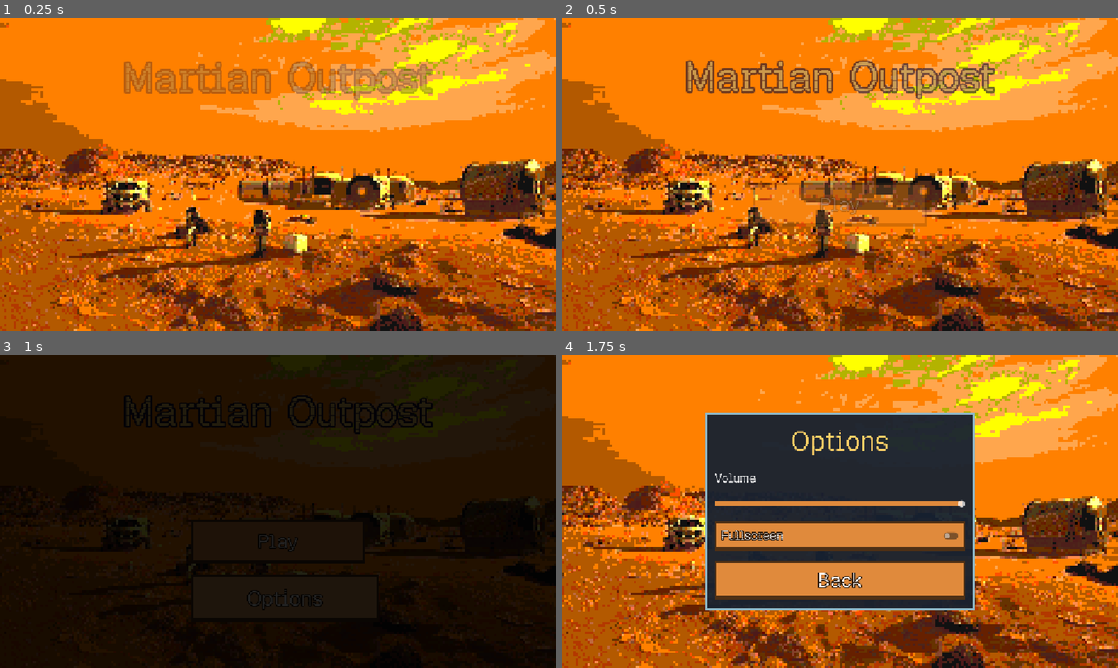
Above: before the commit, frames 1-4 (two rows, left to right).
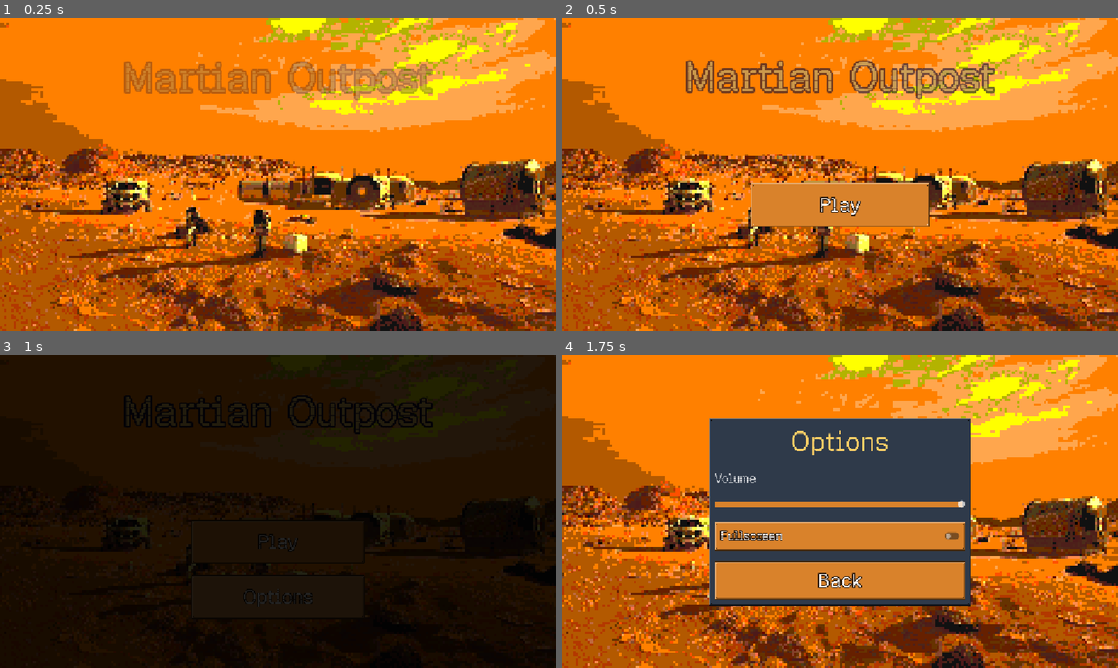
Above: after the commit, the same moments.

Repository: Elmx5/Martian-Outpost
Game: Godot game, scene res://scenes/mainScene/main_scene.tscn
Same seed, same stepped clock (60 frames per second), same inputs: the game is played once before the commit and once after it. Sound files missing from this copy of the repository are replaced by a short silence.
Inputs (mouse positions are in pixels of both pictures, inside the frame that each line leads up to):
- Up to frame 1 (0.25 s): no input
- Up to frame 2 (0.5 s): no input
- Up to frame 3 (1 s): click (278, 596) at 0.5 s, where only the run after the commit has a clickable "Options"
- Up to frame 4 (1.75 s): move the mouse to (962, 495) at 1.27 s

Frame 1 is identical in both runs. In frame 2, 4.4% of the frame differs, in the area x 34-67%, y 52-67%; in frame 3, 0.2%; in frame 4, 18%, in the area x 25-75%, y 18-82%.

Commit message:
commit ajustes cositas

Diff:
--- a/scenes/mainGame/game.gd
+++ b/scenes/mainGame/game.gd
@@ -85,9 +85,11 @@
 var mods_box: VBoxContainer
 var banner: Label
 var sfx: AudioStreamPlayer
+var talk: AudioStreamPlayer
 
 func _ready() -> void:
 	theme = UIStyle.make_theme()
+	Transition.stop_music()
 	Resources.reset()
 	_init_stats()
 	_build_ui()
@@ -101,7 +103,7 @@
 	stats = [
 		{"res": Resources.SpaceResource.ENERGY, "emoji": "⚡", "tag": "PWR", "name": "Energy", "color": Color("fbbf24"), "tip": "Power for the base. At 0 the lights go out!"},
 		{"res": Resources.SpaceResource.FOOD, "emoji": "🥬", "tag": "FOOD", "name": "Food", "color": Color("4ade80"), "tip": "Plants and meals. At 0 the crew is hungry!"},
-		{"res": Resources.SpaceResource.WATER, "emoji": "💧", "tag": "H2O", "name": "Water", "color": Color("38bdf8"), "tip": "To drink and grow plants. At 0 nobody can drink!"},
+		{"res": Resources.SpaceResource.WATER, "emoji": "💧", "tag": "H2O", "name": "Water", "color": Color("38bdf8"), "tip": "To drink, to grow plants, to produce oxigen and to maintain the sistems cool. At 0 nobody can drink!"},
 		{"res": Resources.SpaceResource.RADIATION, "emoji": "☢️", "tag": "RAD", "name": "Radiation", "color": Color("f87171"), "tip": "Keep it LOW! From 60 the crew gets sick, at 100 you lose!"},
 	]
 
@@ -139,6 +141,8 @@
 func _build_ui() -> void:
 	sfx = AudioStreamPlayer.new()
 	add_child(sfx)
+	talk = AudioStreamPlayer.new()
+	add_child(talk)
 	# Oficina (con la puerta) y luz de la puerta
 	_place(_tex("res://assets/sprites/menus/office.png"), 0.0, 0.0, 1.0, 0.72)
 	glow = _rect(Color(1.0, 0.92, 0.65), 0.266, 0.04, 0.438, 0.50)
@@ -210,9 +214,9 @@
 # La "pantalla" del escritorio: un monitor CRT con la explicacion del evento
 func _build_monitor() -> void:
 	desk_text = PanelContainer.new()
-	desk_text.add_theme_stylebox_override("panel", UIStyle.plate(UIStyle.SCREEN_BG, Color("07090c"), 6, 12, 6))
+	desk_text.add_theme_stylebox_override("panel", UIStyle.plate(UIStyle.SCREEN_BG, Color("07090c"), 6, 8, 6))
 	add_child(desk_text)
-	_place(desk_text, 0.232, 0.595, 0.768, 0.915)
+	_place(desk_text, 0.235, 0.615, 0.765, 0.905)
 	desk_text.modulate.a = 0.0
 	var dv := VBoxContainer.new()
 	dv.add_theme_constant_override("separation", 4)
@@ -240,7 +244,7 @@
 	text_label.bbcode_enabled = true
 	text_label.fit_content = true
 	text_label.scroll_active = false
-	text_label.add_theme_font_size_override("normal_font_size", 24)
+	text_label.add_theme_font_size_override("normal_font_size", 22)
 	text_label.add_theme_color_override("default_color", UIStyle.SCREEN_FG)
 	dv.add_child(text_label)
 	# Dato real de la NASA (con fuente en el tooltip)
@@ -263,7 +267,7 @@
 	btn_box = VBoxContainer.new()
 	btn_box.add_theme_constant_override("separation", 14)
 	add_child(btn_box)
-	_place(btn_box, 0.014, 0.605, 0.214, 0.935)
+	_place(btn_box, 0.027, 0.595, 0.212, 0.925)
 	btn1 = _make_btn(1)
 	btn2 = _make_btn(2)
 	UIStyle.color_button(btn2, UIStyle.TEAL)
@@ -292,11 +296,11 @@
 # Barras verticales en el escritorio (derecha)
 func _build_bars() -> void:
 	bars_panel = PanelContainer.new()
-	bars_panel.add_theme_stylebox_override("panel", UIStyle.plate(Color("0d1116"), Color("060809"), 4, 8))
+	bars_panel.add_theme_stylebox_override("panel", UIStyle.metal(UIStyle.STEEL, false, 32, 8))
 	add_child(bars_panel)
-	_place(bars_panel, 0.783, 0.585, 0.992, 0.945)
+	_place(bars_panel, 0.79, 0.595, 0.975, 0.925)
 	var hb := HBoxContainer.new()
-	hb.add_theme_constant_override("separation", 4)
+	hb.add_theme_constant_override("separation", 2)
 	bars_panel.add_child(hb)
 	for info in stats:
 		hb.add_child(_make_col(info))
@@ -318,7 +322,7 @@
 	val.text = str(Resources.getResource(res))
 	var bar = Control.new()
 	bar.set_script(SegmentBarScript)
-	bar.custom_minimum_size = Vector2(30, 90)
+	bar.custom_minimum_size = Vector2(24, 80)
 	bar.size_flags_horizontal = Control.SIZE_SHRINK_CENTER
 	bar.size_flags_vertical = Control.SIZE_EXPAND_FILL
 	bar.mouse_filter = Control.MOUSE_FILTER_IGNORE
@@ -328,10 +332,12 @@
 		bar.warn_from = float(SICK_LEVEL)
 	val.add_theme_font_size_override("font_size", 22)
 	val.add_theme_color_override("font_color", UIStyle.SCREEN_FG)
+	val.add_theme_stylebox_override("normal", UIStyle.plate(UIStyle.SCREEN_BG, Color("1c2a22"), 2, 2))
 	var tag := Label.new()
 	tag.text = info["tag"]
 	tag.add_theme_font_size_override("font_size", 16)
 	tag.add_theme_color_override("font_color", UIStyle.AMBER)
+	tag.add_theme_stylebox_override("normal", UIStyle.plate(UIStyle.SCREEN_BG, Color("1c2a22"), 2, 2))
 	tag.horizontal_alignment = HORIZONTAL_ALIGNMENT_CENTER
 	col.add_child(delta)
 	col.add_child(tag)
@@ -537,9 +543,19 @@
 	btn2.text = ev.label2
 	await _arrive(ev.character, ev.emojis, false)
 	var ph: Texture2D = ev.photo if ev.photo != null else EventsData.nasa_photo(ev.id)
-	var hdr := "RADIO FROM EARTH" if ev.type == Event.Type.COMMS else "CREW REQUEST"
+	var hdr := _speaker(ev)
 	await _say(ev.emojis, ev.desc, ph, EventsData.fact_for(ev.id), hdr, EventsData.photo_credit(ev.id))
 	busy = false
+
+# Nombre y oficio del personaje, que se muestra encima del texto del monitor
+func _speaker(ev: Event) -> String:
+	if ev.character == EventsData.Farmer:
+		return "JOHN RAKE · FARMER"
+	if ev.character == EventsData.Scientist:
+		return "SANDRA HAWKINS · SCIENTIST"
+	if ev.character == EventsData.Astronaut:
+		return "ANTHONY CLARK · ASTRONAUT"
+	return "RADIO FROM EARTH"
 
 # El visitante llama a la puerta, esta se ilumina y entra caminando
 func _arrive(scene: PackedScene, fallback: String, alert_flash: bool) -> void:
@@ -616,10 +632,14 @@
 		spr.play("talk")
 	else:
 		spr = null
-	_sfx(SFX_TALK)
+	# El sonido de voz empieza en un punto distinto cada vez y se corta cuando termina de escribirse el texto
+	var dur := clampf(text.length() * 0.035, 0.6, 1.8)
+	talk.stream = SFX_TALK
+	talk.play(randf_range(0.0, maxf(0.0, SFX_TALK.get_length() - dur)))
 	var tt := create_tween()
-	tt.tween_property(text_label, "visible_ratio", 1.0, clampf(text.length() * 0.035, 0.6, 1.8))
+	tt.tween_property(text_label, "visible_ratio", 1.0, dur)
 	await tt.finished
+	talk.stop()
 	if spr:
 		spr.play("idle")
 
@@ -759,6 +779,7 @@
 
 # El visitante vuelve a la puerta y se va
 func _dismiss() -> void:
+	talk.stop()
 	if bob_tw:
 		bob_tw.kill()
 	var t := create_tween().set_parallel(true)
--- a/scenes/mainGame/main_game.tscn
+++ b/scenes/mainGame/main_game.tscn
@@ -1,9 +1,9 @@
 [gd_scene format=3 uid="uid://06qh3se07ftb"]
 
-[ext_resource type="Script" path="res://scenes/mainGame/game.gd" id="1_game"]
+[ext_resource type="Script" uid="uid://dkl8y22apiprw" path="res://scenes/mainGame/game.gd" id="1_game"]
 [ext_resource type="AudioStream" uid="uid://mn2pxb7rx0gu" path="res://assets/audio/music/Musica_Principal_Ambiental(The Heron - Adam Ollend).mp3" id="3_iufcq"]
 
-[node name="JuegoPrincipal" type="Control"]
+[node name="JuegoPrincipal" type="Control" unique_id=377879100]
 layout_mode = 3
 anchors_preset = 15
 anchor_right = 1.0
@@ -12,6 +12,6 @@
 grow_vertical = 2
 script = ExtResource("1_game")
 
-[node name="AudioStreamPlayer" type="AudioStreamPlayer" parent="."]
+[node name="AudioStreamPlayer" type="AudioStreamPlayer" parent="." unique_id=477787288]
 stream = ExtResource("3_iufcq")
 autoplay = true
--- a/scenes/mainMenu/main_menu.tscn
+++ b/scenes/mainMenu/main_menu.tscn
@@ -5,11 +5,10 @@
 [ext_resource type="PackedScene" uid="uid://06qh3se07ftb" path="res://scenes/mainGame/main_game.tscn" id="3_vif7f"]
 [ext_resource type="Script" uid="uid://covsh5idf1x0g" path="res://scenes/mainMenu/options.gd" id="4_wfauu"]
 [ext_resource type="PackedScene" uid="uid://cwqhdltksd0go" path="res://scenes/optionsMenu/options_menu.tscn" id="5_m3keh"]
-[ext_resource type="AudioStream" uid="uid://ut145nqy56in" path="res://assets/audio/music/Musica_Menu(Nocturnal Breathing - Rand Aldo).mp3" id="7_621iq"]
 [ext_resource type="Texture2D" uid="uid://cn4h8dvg6srvj" path="res://assets/sprites/menus/disclaimer.png" id="8_biq0h"]
-[ext_resource type="Script" path="res://scenes/mainMenu/menu.gd" id="9_menu"]
+[ext_resource type="Script" uid="uid://cwmkxbdiritcu" path="res://scenes/mainMenu/menu.gd" id="9_menu"]
 
-[node name="MainMenu" type="Control"]
+[node name="MainMenu" type="Control" unique_id=974556905]
 layout_mode = 3
 anchors_preset = 15
 anchor_right = 1.0
@@ -18,7 +17,7 @@
 grow_vertical = 2
 script = ExtResource("9_menu")
 
-[node name="TextureRect" type="TextureRect" parent="."]
+[node name="TextureRect" type="TextureRect" parent="." unique_id=1697028049]
 layout_mode = 1
 anchors_preset = 15
 anchor_right = 1.0
@@ -29,7 +28,7 @@
 expand_mode = 1
 stretch_mode = 6
 
-[node name="Title" type="Label" parent="."]
+[node name="Title" type="Label" parent="." unique_id=1414816130]
 layout_mode = 1
 anchors_preset = 5
 anchor_left = 0.5
@@ -43,7 +42,7 @@
 text = "Martian Outpost"
 horizontal_alignment = 1
 
-[node name="VBoxContainer" type="VBoxContainer" parent="."]
+[node name="VBoxContainer" type="VBoxContainer" parent="." unique_id=1851842147]
 layout_mode = 1
 anchors_preset = 8
 anchor_left = 0.5
@@ -58,7 +57,7 @@
 grow_vertical = 2
 theme_override_constants/separation = 24
 
-[node name="play" type="Button" parent="VBoxContainer"]
+[node name="play" type="Button" parent="VBoxContainer" unique_id=1728205238]
 custom_minimum_size = Vector2(360, 90)
 layout_mode = 2
 text = "Play"
@@ -66,13 +65,9 @@
 game_scene = ExtResource("3_vif7f")
 disclaimer_texture = ExtResource("8_biq0h")
 
-[node name="options" type="Button" parent="VBoxContainer"]
+[node name="options" type="Button" parent="VBoxContainer" unique_id=681515481]
 custom_minimum_size = Vector2(360, 90)
 layout_mode = 2
 text = "Options"
 script = ExtResource("4_wfauu")
 options_scene = ExtResource("5_m3keh")
-
-[node name="AudioStreamPlayer" type="AudioStreamPlayer" parent="."]
-stream = ExtResource("7_621iq")
-autoplay = true
--- a/scenes/mainMenu/menu.gd
+++ b/scenes/mainMenu/menu.gd
@@ -1,29 +1,32 @@
 extends Control
 
 const UIStyle = preload("res://scripts/ui_style.gd")
+const MUSIC := preload("res://assets/audio/music/Musica_Menu(Nocturnal Breathing - Rand Aldo).mp3")
 
 @onready var title: Label = $Title
 @onready var box: VBoxContainer = $VBoxContainer
-@onready var music: AudioStreamPlayer = $AudioStreamPlayer
 
 func _ready() -> void:
 	theme = UIStyle.make_theme()
+	Transition.music(MUSIC)
 	title.add_theme_color_override("font_color", Color("ffd166"))
 	title.add_theme_color_override("font_outline_color", Color("1b1030"))
 	title.add_theme_constant_override("outline_size", 14)
-	music.finished.connect(music.play)
-	# Entrada: titulo con fundido y botones uno a uno
+	# Titulo con fundido y flotando suavemente
 	title.modulate.a = 0.0
 	create_tween().tween_property(title, "modulate:a", 1.0, 0.8)
-	var i := 0
-	for b in box.get_children():
-		b.modulate.a = 0.0
-		UIStyle.juicy(b)
-		var bt := create_tween()
-		bt.tween_interval(0.4 + 0.2 * i)
-		bt.tween_property(b, "modulate:a", 1.0, 0.4)
-		i += 1
-	# Titulo flotando suavemente
 	var f := create_tween().set_loops()
 	f.tween_property(title, "offset_top", 58.0, 1.6).set_trans(Tween.TRANS_SINE).set_ease(Tween.EASE_IN_OUT)
 	f.tween_property(title, "offset_top", 70.0, 1.6).set_trans(Tween.TRANS_SINE).set_ease(Tween.EASE_IN_OUT)
+	# Botones: crecen desde el centro uno tras otro
+	await get_tree().process_frame
+	var i := 0
+	for b in box.get_children():
+		var btn := b as Control
+		btn.pivot_offset = btn.size / 2.0
+		btn.scale = Vector2.ZERO
+		UIStyle.juicy(btn)
+		var t := create_tween()
+		t.tween_interval(0.3 + 0.2 * i)
+		t.tween_property(btn, "scale", Vector2.ONE, 0.5).set_trans(Tween.TRANS_BACK).set_ease(Tween.EASE_OUT)
+		i += 1
--- a/scenes/optionsMenu/options_menu.gd
+++ b/scenes/optionsMenu/options_menu.gd
@@ -2,9 +2,11 @@
 
 const UIStyle = preload("res://scripts/ui_style.gd")
 const MAIN_SCENE := "res://scenes/mainScene/main_scene.tscn"
+const MUSIC := preload("res://assets/audio/music/Musica_Menu(Nocturnal Breathing - Rand Aldo).mp3")
 
 func _ready() -> void:
 	theme = UIStyle.make_theme()
+	Transition.music(MUSIC)
 	var bg := TextureRect.new()
 	bg.texture = load("res://assets/sprites/menus/backgroundMenu.png")
 	bg.expand_mode = TextureRect.EXPAND_IGNORE_SIZE
--- a/scripts/events_data.gd
+++ b/scripts/events_data.gd
@@ -129,64 +129,64 @@
 	_load_nasa()
 	# --- Decisiones ---
 	_r("farm1", "🧑‍🌾😢🔧", "My rake broke! Can you help me?", CH,
-		_b(-10), "🔧 Fix it", _b(0, -10), "🙅 No", Farmer)
+		_b(-10), "Fix it", _b(0, -10), "No", Farmer)
 	_r("send_report", "📻🌍📝", "Earth wants a report. Use the antenna?", CO,
-		_b(-10), "📝 Short", _b(-20), "📚 Long", Radio)
+		_b(-10), "Short", _b(-20), "Long", Radio)
 	_r("expedition1", "👨‍🚀🕳️💎", "I found a cave with resources!", CH,
-		_b(0, 0, 10, 10), "🚀 Go!", _b(), "🏠 Stay", Astronaut, 80.0)
+		_b(0, 0, 10, 10), "Go!", _b(), "Stay", Astronaut, 80.0)
 	_r("expedition2", "👨‍🚀🧊❓", "There is ice far away. Look for water?", CH,
-		_b(0, 0, 20, 20), "🚀 Go!", _b(), "🏠 Stay", Astronaut, 60.0)
+		_b(0, 0, 20, 20), "Go!", _b(), "Stay", Astronaut, 60.0)
 	_r("expedition3", "👨‍🚀🧊⚡", "Ice and energy very far! Risky trip.", CH,
-		_b(20, 0, 30, 20), "🚀 Go!", _b(), "🏠 Stay", Astronaut, 40.0)
+		_b(20, 0, 30, 20), "Go!", _b(), "Stay", Astronaut, 40.0)
 	_r("expedition4", "👨‍🚀🏚️🔎", "Let me search an old abandoned base!", CH,
-		_b(15, 0, 0, 10), "🚀 Go!", _b(), "🏠 Stay", Astronaut, 80.0)
+		_b(15, 0, 0, 10), "Go!", _b(), "Stay", Astronaut, 80.0)
 	_r("farm2", "🧑‍🌾🥬🌱", "Can I plant extra lettuce?", CH,
-		_b(-5, 10), "🌱 Plant", _b(0, -20), "🙅 No", Farmer, 70.0)
+		_b(-5, 10), "Plant", _b(0, -20), "No", Farmer, 70.0)
 	_r("farm3", "🧑‍🌾💧🛡️", "Water to protect my plants?", CH,
-		_b(0, 0, -15), "💧 Yes", _b(0, -15), "🙅 No", Farmer)
+		_b(0, 0, -15), "Yes", _b(0, -15), "No", Farmer)
 	_r("farm4", "🧑‍🌾⛏️🏠", "Can we build an underground greenhouse?", CH,
-		_b(-15, 15, -5), "🏗️ Build", _b(0, -15), "🙅 No", Farmer, 70.0)
+		_b(-15, 15, -5), "Build", _b(0, -15), "No", Farmer, 70.0)
 	_r("seeds", "🧑‍🌾🌰🌱", "New seeds! They need some water.", CH,
-		_b(0, 0, -10), "🌱 Plant", _b(), "🙅 No", Farmer)
+		_b(0, 0, -10), "Plant", _b(), "No", Farmer)
 	_r("for_science", "🧑‍🔬🥬🔬", "Can I borrow some food for science?", CH,
-		_b(0, -20), "🔬 Yes", _b(), "🙅 No", Scientist, 65.0)
+		_b(0, -20), "Yes", _b(), "No", Scientist, 65.0)
 	_r("science2", "🧑‍🔬☢️🌿", "Which plants resist radiation best?", CH,
-		_b(-10, 5), "🔬 Research", _b(0, -5), "🙅 No", Scientist, 50.0)
+		_b(-10, 5), "Research", _b(0, -5), "No", Scientist, 50.0)
 	_r("water_production", "🧑‍🔬♻️💧", "I can recycle water! It needs energy.", CH,
-		_b(-15, 0, 10), "♻️ Yes", _b(), "🙅 No", Scientist)
+		_b(-15, 0, 10), "Yes", _b(), "No", Scientist)
 	_r("shield", "🧑‍🔬🛡️☢️", "I can make our shield stronger against radiation!", CH,
-		_b(-12, 0, 0, -20), "🛡️ Build", _b(), "🙅 No", Scientist)
+		_b(-12, 0, 0, -20), "Build", _b(), "No", Scientist)
 	_r("suit", "👨‍🚀🧵🔧", "My suit has a hole! Can you help fix it?", CH,
-		_b(-8), "🔧 Fix it", _b(0, 0, 0, 15), "🙅 No", Astronaut)
+		_b(-8), "Fix it", _b(0, 0, 0, 15), "No", Astronaut)
 	_r("panels", "👨‍🚀🧽☀️", "Let me clean the solar panels!", CH,
-		_b(0, 0, -5), "🧽 Clean", _b(), "🙅 No", Astronaut)
+		_b(0, 0, -5), "Clean", _b(), "No", Astronaut)
 	_r("rover", "📻🤖🔬", "NASA wants rock samples from the rover!", CO,
-		_b(-10, 0, 10), "🤖 Send", _b(), "🙅 No", Radio)
+		_b(-10, 0, 10), "Send", _b(), "No", Radio)
 	_r("lack_of_oxygen", "📻💨🆘", "We need more oxygen!", CO,
-		_b(-15), "🏭 Some", _b(-25), "🏭 Lots", Radio)
+		_b(-15), "Some", _b(-25), "Lots", Radio)
 	_mods()
 	# --- Eventos del dia: salen al empezar el dia y cambian lo que ganas por la noche ---
 	# _d(id, emojis, texto, etiqueta, efecto de esta noche, produccion bloqueada, foto)
 	_d("dust_devil", "🌪️🧹😮", "A dust devil! The solar panels make no energy today.",
-		"🌪️ Dust devil", _b(), [R_ENERGY], ImgDust)
+		"Dust devil", _b(), [R_ENERGY], ImgDust)
 	_d("solar_flare", "☀️💥😰", "A solar flare! There will be more radiation tonight.",
-		"🌞 Solar flare", _b(0, 0, 0, 20), [], ImgFlare)
+		"Solar flare", _b(0, 0, 0, 20), [], ImgFlare)
 	_d("meteor_rain", "☄️☄️😱", "A meteor shower! Some water and power are lost.",
-		"☄️ Meteors", _b(-5, 0, -8), [], ImgMeteor)
+		"Meteors", _b(-5, 0, -8), [], ImgMeteor)
 	_d("bright_sun", "☀️🔋✨", "Bright Sun! The solar panels make extra energy.",
-		"☀️ Bright Sun", _b(8), [], null)
+		"Bright Sun", _b(8), [], null)
 	_d("reactor", "☢️⚠️🔧", "The reactor is in trouble! Less energy, more radiation.",
-		"☢️ Reactor trouble", _b(-6, 0, 0, 10), [], ImgReactor)
+		"Reactor trouble", _b(-6, 0, 0, 10), [], ImgReactor)
 	_d("bad_harvest", "🥬🥀😟", "A bad harvest! The farm makes no food today.",
-		"🥀 Bad harvest", _b(), [R_FOOD], null)
+		"Bad harvest", _b(), [R_FOOD], null)
 	_d("toxins", "💧☠️😷", "Toxins in the water! Some water is lost.",
-		"☠️ Toxic water", _b(0, 0, -8), [], null)
+		"Toxic water", _b(0, 0, -8), [], null)
 	_d("oxygen_leak", "💨😰🔧", "An oxygen leak! The crew fixes it with power and water.",
-		"💨 Oxygen leak", _b(-6, 0, -4), [], null)
+		"Oxygen leak", _b(-6, 0, -4), [], null)
 	_d("hard_ground", "⛏️🏜️😓", "The ground is too hard! The pump makes no water today.",
-		"⛏️ Hard ground", _b(), [R_WATER], null)
+		"Hard ground", _b(), [R_WATER], null)
 	_d("quiet_sun", "☀️😌🛡️", "A quiet Sun. There is less radiation today!",
-		"😌 Quiet Sun", _b(), [R_RAD], null)
+		"Quiet Sun", _b(), [R_RAD], null)
 
 # Efectos que duran varios dias (opt 1 o 2): se ven en el tooltip de las barras
 func _mods() -> void:
--- a/scripts/transition.gd
+++ b/scripts/transition.gd
@@ -1,11 +1,12 @@
 extends CanvasLayer
-# Autoload "Transition": fundidos entre escenas (sin depender de la escena actual).
+# Autoload "Transition": fundidos entre escenas, clic de boton y musica que sobrevive al cambio de escena.
 
 const BTN := preload("res://assets/audio/SFX/SFX Button.wav")
 
 var _fade: ColorRect
 var _img: TextureRect
 var _sfx: AudioStreamPlayer
+var _music: AudioStreamPlayer
 var _busy := false
 
 func _ready() -> void:
@@ -26,10 +27,23 @@
 	_img.modulate.a = 0.0
 	_sfx = AudioStreamPlayer.new()
 	add_child(_sfx)
+	_music = AudioStreamPlayer.new()
+	add_child(_music)
+	_music.finished.connect(func() -> void: _music.play())
 
 func click() -> void:
 	_sfx.stream = BTN
 	_sfx.play()
+
+# Musica de menu: si ya esta sonando ese mismo tema, no se reinicia (menu <-> opciones)
+func music(stream: AudioStream) -> void:
+	if _music.playing and _music.stream == stream:
+		return
+	_music.stream = stream
+	_music.play()
+
+func stop_music() -> void:
+	_music.stop()
 
 func go(path: String, card: Texture2D = null, hold := 2.5) -> void:
 	if _busy:
--- a/scripts/ui_style.gd
+++ b/scripts/ui_style.gd
@@ -1,20 +1,21 @@
 extends RefCounted
-# Estilos y animaciones de UI compartidos (look pixel-art, a juego con los sprites).
+# Estilos y animaciones de UI compartidos (look pixel-art metalico, a juego con el escritorio).
 # Uso: const UIStyle = preload("res://scripts/ui_style.gd")
 
 const FONT := preload("res://assets/fonts/GeistPixel-Regular-VariableFont_ELSH.ttf")
-const ACCENT := Color("e08a3c")       # naranja/marron del escritorio
+const ACCENT := Color("d9822b")       # naranja del escritorio
 const TEAL := Color("3f8fa0")         # azul-verdoso de la oficina
-const PANEL := Color(0.09, 0.13, 0.19, 0.95)
-const BORDER := Color("8fb8c8")       # gris azulado claro
-const AMBER := Color("ffb84d")        # rotulos de la consola
-const SCREEN_BG := Color("07130f")    # fondo del monitor
-const SCREEN_FG := Color("9be7b8")    # fosforo verde del monitor
+const STEEL := Color("5c626b")        # gris metal del escritorio
+const DARK_STEEL := Color("2f3a4a")   # metal oscuro (burbujas, menus)
+const BORDER := Color("8fb8c8")
+const SCREEN_BG := Color("0a1410")   # fondo del monitor CRT
+const SCREEN_FG := Color("8dffb0")   # texto verde fosforo
+const AMBER := Color("ffb84d")       # etiquetas ambar
 
-# Placa de consola: fondo oscuro y borde del grosor que se pida (flat() fuerza 4 px)
-static func plate(color: Color, border: Color, border_w := 3, margin := 8, radius := 0) -> StyleBoxFlat:
+# Placa plana oscura de pixel-art (monitores, marcos de medidores). radius opcional (monitor CRT).
+static func plate(bg: Color, border: Color, border_w := 4, margin := 10, radius := 0) -> StyleBoxFlat:
 	var s := StyleBoxFlat.new()
-	s.bg_color = color
+	s.bg_color = bg
 	s.anti_aliasing = false
 	s.set_corner_radius_all(radius)
 	s.set_border_width_all(border_w)
@@ -22,7 +23,7 @@
 	s.set_content_margin_all(margin)
 	return s
 
-# Caja pixel: esquinas rectas, sin suavizado, borde grueso. (radius se ignora, se deja por compatibilidad)
+# Caja plana pixel (sin suavizado, esquinas rectas). radius se ignora, se deja por compatibilidad.
 static func flat(color: Color, _radius := 0, margin := 12, border := BORDER, border_w := 4) -> StyleBoxFlat:
 	var s := StyleBoxFlat.new()
 	s.bg_color = color
@@ -33,20 +34,61 @@
 	s.set_content_margin_all(margin)
 	return s
 
-# Boton "chunky" de pixel-art: borde inferior grueso que se hunde al pulsar
-static func btn_box(color: Color, kind := "normal") -> StyleBoxFlat:
-	var c := color
-	var bottom := 8
-	var top := 12
+# Placa de metal en pixel-art (nine-patch generado por codigo): contorno oscuro, bisel claro arriba-izquierda,
+# bisel oscuro abajo-derecha, esquinas cortadas y tornillos. pressed = bisel invertido (boton hundido).
+static func metal(base: Color, pressed := false, n := 24, margin := 8, screws := true) -> StyleBoxTexture:
+	var img := Image.create(n, n, false, Image.FORMAT_RGBA8)
+	var outline := base.darkened(0.7)
+	var hi := base.lightened(0.32)
+	var lo := base.darkened(0.35)
+	var fill := base
+	if pressed:
+		var t := hi
+		hi = lo
+		lo = t
+		fill = base.darkened(0.12)
+	img.fill(fill)
+	for i in n:
+		for k in 2:
+			img.set_pixel(i, 1 + k, hi)
+			img.set_pixel(1 + k, i, hi)
+			img.set_pixel(i, n - 2 - k, lo)
+			img.set_pixel(n - 2 - k, i, lo)
+	for i in n:
+		img.set_pixel(i, 0, outline)
+		img.set_pixel(i, n - 1, outline)
+		img.set_pixel(0, i, outline)
+		img.set_pixel(n - 1, i, outline)
+	for p in [Vector2i(0, 0), Vector2i(n - 1, 0), Vector2i(0, n - 1), Vector2i(n - 1, n - 1)]:
+		img.set_pixel(p.x, p.y, Color(0, 0, 0, 0))
+	if screws:
+		var shine := fill.lightened(0.5)
+		var m := margin - 4
+		for p in [Vector2i(m, m), Vector2i(n - m - 2, m), Vector2i(m, n - m - 2), Vector2i(n - m - 2, n - m - 2)]:
+			img.set_pixel(p.x, p.y, shine)
+			img.set_pixel(p.x + 1, p.y, shine)
+			img.set_pixel(p.x, p.y + 1, outline)
+			img.set_pixel(p.x + 1, p.y + 1, outline)
+	var s := StyleBoxTexture.new()
+	s.texture = ImageTexture.create_from_image(img)
+	s.set_texture_margin_all(margin)
+	s.set_content_margin_all(margin + 4)
+	return s
+
+# Boton mecanico de panel: se ilumina al pasar el raton y se hunde al pulsar
+static func btn_box(color: Color, kind := "normal") -> StyleBoxTexture:
+	var s: StyleBoxTexture
 	if kind == "hover":
-		c = color.lightened(0.15)
+		s = metal(color.lightened(0.12))
 	elif kind == "pressed":
-		c = color.darkened(0.2)
-		bottom = 4
-		top = 16
-	var s := flat(c, 0, 14, color.darkened(0.65), 4)
-	s.border_width_bottom = bottom
-	s.content_margin_top = top
+		s = metal(color, true)
+		s.content_margin_top = 16
+		s.content_margin_bottom = 9
+	else:
+		s = metal(color)
+	if kind != "pressed":
+		s.content_margin_top = 12
+		s.content_margin_bottom = 13
 	return s
 
 static func color_button(b: Button, color: Color) -> void:
@@ -61,14 +103,14 @@
 	t.set_stylebox("normal", "Button", btn_box(ACCENT, "normal"))
 	t.set_stylebox("hover", "Button", btn_box(ACCENT, "hover"))
 	t.set_stylebox("pressed", "Button", btn_box(ACCENT, "pressed"))
-	t.set_stylebox("disabled", "Button", flat(Color("4a5568"), 0, 14, Color("2d3748"), 4))
+	t.set_stylebox("disabled", "Button", metal(Color("4a5568"), true))
 	t.set_stylebox("focus", "Button", StyleBoxEmpty.new())
 	for c in ["font_color", "font_hover_color", "font_pressed_color", "font_focus_color", "font_disabled_color"]:
 		t.set_color(c, "Button", Color.WHITE)
 	t.set_color("font_outline_color", "Button", Color("2b1808"))
 	t.set_constant("outline_size", "Button", 6)
 	t.set_font_size("font_size", "Button", 40)
-	t.set_stylebox("panel", "PanelContainer", flat(PANEL, 0, 20, BORDER, 4))
+	t.set_stylebox("panel", "PanelContainer", metal(DARK_STEEL, false, 24, 8, true))
 	t.set_stylebox("panel", "TooltipPanel", flat(Color("0e1621"), 0, 12, BORDER, 4))
 	t.set_font_size("font_size", "TooltipLabel", 22)
 	t.set_color("font_color", "TooltipLabel", Color.WHITE)
